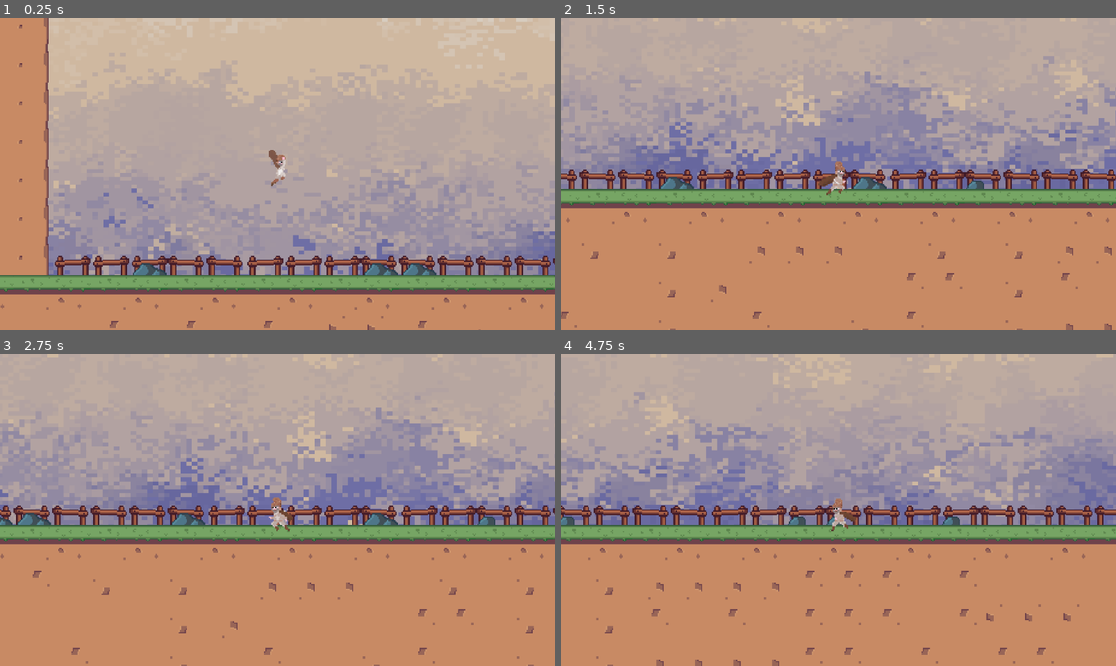
Above: before the commit, frames 1-4 (two rows, left to right).
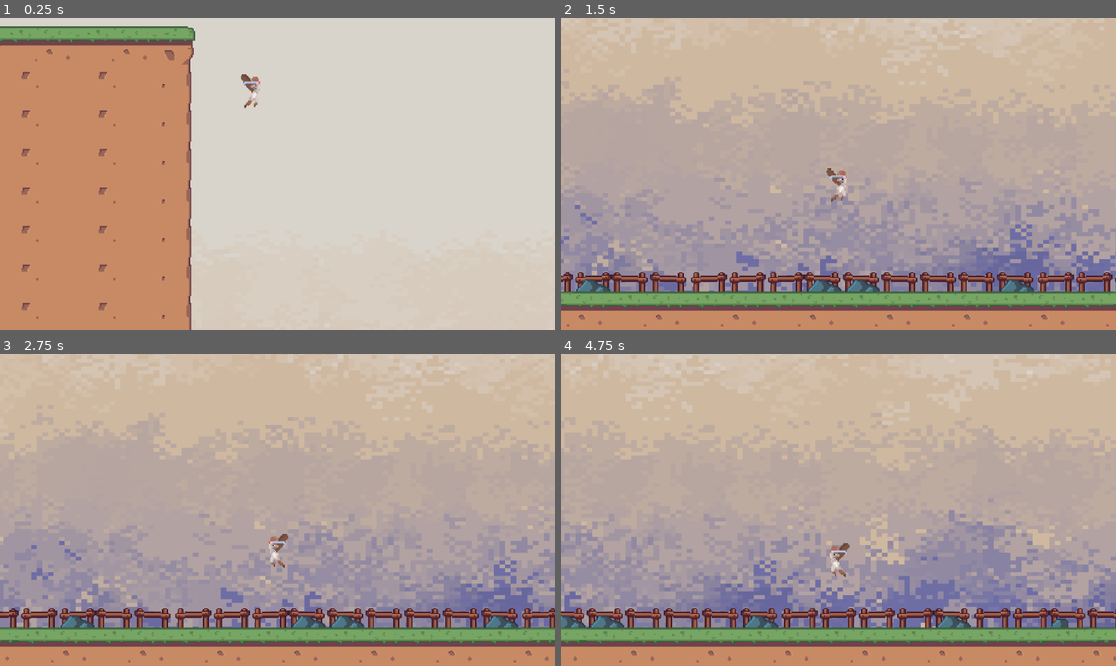
Above: after the commit, the same moments.

Repository: undeadskeleton/devworm_project
Game: Godot game, scene res://scene/stage_lvl.tscn
Same seed, same stepped clock (60 frames per second), same inputs: the game is played once before the commit and once after it.
Inputs:
- Up to frame 1 (0.25 s): no input
- Up to frame 2 (1.5 s): hold D (right) from 0.53 s (still down); tap Space (jump) at 0.6, 0.77, 1.07, 1.35 s
- Up to frame 3 (2.75 s): tap Space (jump) at 1.52, 1.82, 2.1 s; release D (right) at 2.03 s; hold A (left) from 2.03 s (still down)
- Up to frame 4 (4.75 s): release A (left) at 2.78 s; hold D (right) 2.78-4.28 s; tap Space (jump) at 2.85, 3.02, 3.32, 3.6, 3.77, 4.07, 4.35, 4.52 s; hold A (left) from 4.28 s (still down)

The runs differ from the first frame. In frame 1, 89% of the frame differs, in the area x 0-100%, y 0-100%; in frame 2, 69%; in frame 3, 70%; in frame 4, 75%.

Commit message:
finished animation
finished updating animation which changes with lobby  and stage scene

Diff:
--- a/project.godot
+++ b/project.godot
@@ -14,6 +14,10 @@
 run/main_scene="res://scene/stage_lvl.tscn"
 config/features=PackedStringArray("4.2", "GL Compatibility")
 config/icon="res://icon.svg"
+
+[autoload]
+
+GlobalScript="*res://scripts/global_script.gd"
 
 [input]
 
--- a/scene/lobby_lvl.tscn
+++ b/scene/lobby_lvl.tscn
@@ -1,10 +1,12 @@
-[gd_scene load_steps=10 format=3 uid="uid://babvxt7rh26ds"]
+[gd_scene load_steps=12 format=3 uid="uid://babvxt7rh26ds"]
 
 [ext_resource type="Texture2D" uid="uid://btulhximx4ipk" path="res://assets/TileSet-36x36.png" id="1_0y4p2"]
 [ext_resource type="Texture2D" uid="uid://3a3aq6a1loyi" path="res://assets/Bushes-16x16.png" id="1_ngla7"]
 [ext_resource type="PackedScene" uid="uid://dlo1abi2tw0pg" path="res://scene/parallax.tscn" id="1_udo58"]
+[ext_resource type="Script" path="res://scripts/lobby_lvl.gd" id="1_yejjw"]
 [ext_resource type="Texture2D" uid="uid://h73jmrenw61k" path="res://assets/House1.png" id="3_bowhg"]
 [ext_resource type="Texture2D" uid="uid://dwnxil6eedh7d" path="res://assets/Tree1.png" id="4_v8jl8"]
+[ext_resource type="PackedScene" uid="uid://wovkjidshlch" path="res://scene/player.tscn" id="6_1cmht"]
 
 [sub_resource type="TileSetAtlasSource" id="TileSetAtlasSource_w641i"]
 texture = ExtResource("1_ngla7")
@@ -65,6 +67,7 @@
 sources/0 = SubResource("TileSetAtlasSource_ffseq")
 
 [node name="LobbyLvl" type="Node2D"]
+script = ExtResource("1_yejjw")
 
 [node name="Parallax" parent="." instance=ExtResource("1_udo58")]
 
@@ -79,7 +82,7 @@
 [node name="GroundTileMap" type="TileMap" parent="StaticBody2D"]
 tile_set = SubResource("TileSet_akqh2")
 format = 2
-layer_0/tile_data = PackedInt32Array(196608, 65536, 1, 19660 …(172 unchanged characters)… , 196608, 1, 196619, 131072, 1, 196620, 196608, 1, 262144, 131072, 2, 262145, 196608, 2, 262146, 131072, 2, 262147, 196608, 2, 327680, 131072, 2, 327681, 196608, 2, 327682, 131072, 2, 327683, 196608, 2, 393216, 131072, 2, 393217, 196608, 2, 393218, 131072, 2, 262148, 131072, 2, 262149, 196608, 2, 262150, 131072, 2, 327684, 131072, 2, 327685, 196608, 2, 327686, 131072, 2, 262151, 196608, 2, 327687, 196608, 2, 458752, 131072, 2, 458753, 196608, 2, 458754, 131072, 2, 262152, 131072, 2, 262153, 196608, 2, 327688, 131072, 2, 327689, 196608, 2, 262154, 131072, 2, 262155, 196608, 2, 327690, 131072, 2, 327691, 196608, 2, 393226, 131072, 2, 393227, 196608, 2, 458762, 131072, 2, 458763, 196608, 2, 262156, 131072, 2, 327692, 131072, 2, 393228, 131072, 2, 458764, 131072, 2, 65539, 327680, 1, 131075, 327680, 1, 131074, 327680, 1, 65545, 327680, 1, 131081, 327680, 1)
+layer_0/tile_data = PackedInt32Array(196608, 65536, 1, 19660 …(172 unchanged characters)… , 196608, 1, 196619, 131072, 1, 196620, 262144, 1, 262144, 131072, 2, 262145, 196608, 2, 262146, 131072, 2, 262147, 196608, 2, 327680, 131072, 2, 327681, 196608, 2, 327682, 131072, 2, 327683, 196608, 2, 393216, 131072, 2, 393217, 196608, 2, 393218, 131072, 2, 262148, 131072, 2, 262149, 196608, 2, 262150, 131072, 2, 327684, 131072, 2, 327685, 196608, 2, 327686, 131072, 2, 262151, 196608, 2, 327687, 196608, 2, 458752, 131072, 2, 458753, 196608, 2, 458754, 131072, 2, 262152, 131072, 2, 262153, 196608, 2, 327688, 131072, 2, 327689, 196608, 2, 262154, 131072, 2, 262155, 196608, 2, 327690, 131072, 2, 327691, 196608, 2, 393226, 131072, 2, 393227, 196608, 2, 458762, 131072, 2, 458763, 196608, 2, 262156, 262144, 2, 327692, 65536, 805306370, 393228, 65536, 805306370, 458764, 262144, 2, 65539, 327680, 1, 131075, 327680, 1, 131074, 327680, 1, 65545, 327680, 1, 131081, 327680, 1)
 
 [node name="House1" type="Sprite2D" parent="StaticBody2D"]
 position = Vector2(194, 13)
@@ -93,3 +96,10 @@
 
 [node name="CollisionPolygon2D" type="CollisionPolygon2D" parent="collision"]
 polygon = PackedVector2Array(355, 103, 397, 102, 415, 103, 415, 156, 415, 254, 471, 254, 472, 67, 480, -28, 524, -44, 524, 268, 526, 314, -30, 316, -31, -47, 14, -48, 12, 102)
+
+[node name="Player" parent="." instance=ExtResource("6_1cmht")]
+position = Vector2(39, 11)
+
+[node name="Camera2D" type="Camera2D" parent="."]
+position = Vector2(218, 0)
+zoom = Vector2(2.6, 2.6)
--- a/scene/player.tscn
+++ b/scene/player.tscn
@@ -294,7 +294,7 @@
 "texture": SubResource("AtlasTexture_3nlll")
 }],
 "loop": false,
-"name": &"jump",
+"name": &"jump_up",
 "speed": 8.0
 }, {
 "frames": [{
@@ -393,7 +393,7 @@
 
 [node name="AnimatedSprite2D" type="AnimatedSprite2D" parent="."]
 sprite_frames = SubResource("SpriteFrames_7ag25")
-animation = &"weapon_run"
+animation = &"air_attack"
 autoplay = "idle"
 
 [node name="CollisionShape2D" type="CollisionShape2D" parent="."]
@@ -401,4 +401,9 @@
 shape = SubResource("CircleShape2D_xlvjs")
 
 [node name="Camera2D" type="Camera2D" parent="."]
+enabled = false
 zoom = Vector2(2.5, 2.5)
+limit_left = 30
+limit_top = -7
+limit_right = 1495
+limit_bottom = 576
--- a/scene/stage_lvl.tscn
+++ b/scene/stage_lvl.tscn
@@ -1,6 +1,7 @@
-[gd_scene load_steps=8 format=3 uid="uid://drdg8tmjkxmyu"]
+[gd_scene load_steps=9 format=3 uid="uid://drdg8tmjkxmyu"]
 
 [ext_resource type="Texture2D" uid="uid://bypr7geaxgoxo" path="res://assets/Background.png" id="1_grwqk"]
+[ext_resource type="Script" path="res://scripts/stage_lvl.gd" id="1_krtvl"]
 [ext_resource type="Texture2D" uid="uid://btulhximx4ipk" path="res://assets/TileSet-36x36.png" id="1_relvn"]
 [ext_resource type="PackedScene" uid="uid://wovkjidshlch" path="res://scene/player.tscn" id="3_x5qve"]
 
@@ -44,6 +45,7 @@
 size = Vector2(132.5, 538)
 
 [node name="StageLvl" type="Node2D"]
+script = ExtResource("1_krtvl")
 
 [node name="Background" type="Sprite2D" parent="."]
 position = Vector2(808.5, 340)
@@ -71,4 +73,4 @@
 shape = SubResource("RectangleShape2D_rcl56")
 
 [node name="Player" parent="." instance=ExtResource("3_x5qve")]
-position = Vector2(379, 430)
+position = Vector2(239, 29)
--- /dev/null
+++ b/scripts/global_script.gd
@@ -0,0 +1,4 @@
+extends Node
+
+
+var playerWeaponEquiped : bool
--- /dev/null
+++ b/scripts/lobby_lvl.gd
@@ -0,0 +1,13 @@
+extends Node2D
+
+
+@onready var player_camera = $Player/Camera2D
+
+# Called when the node enters the scene tree for the first time.
+func _ready():
+	player_camera.enabled = false
+	GlobalScript.playerWeaponEquiped = false
+
+# Called every frame. 'delta' is the elapsed time since the previous frame.
+func _process(delta):
+	pass
--- a/scripts/player.gd
+++ b/scripts/player.gd
@@ -5,15 +5,15 @@
 
 
 
-const SPEED = 400.0
+const SPEED = 250.0
 const JUMP_VELOCITY = -350.0
 
 # Get the gravity from the project settings to be synced with RigidBody nodes.
 var gravity = 900
 
-var weapon_ready:bool
+
 func _ready():
-	weapon_ready=false
+	pass
 
 func _physics_process(delta):
 	# Add the gravity.
@@ -36,6 +36,7 @@
 	handle_animation(direction)
 
 func handle_animation(dir):
+	var weapon_ready = GlobalScript.playerWeaponEquiped
 	if !weapon_ready:
 		if is_on_floor():
 			if !velocity:
@@ -43,10 +44,24 @@
 			if velocity:
 				animated_sprite.play("run")
 		if !is_on_floor():
-			if Input.is_action_just_pressed("jump"):
-				animated_sprite.play("jump")
+			if velocity.y < 0:
+				animated_sprite.play("jump_up")
+
 			else:
 				animated_sprite.play("fall")
+	elif weapon_ready:
+		if is_on_floor():
+			if !velocity:
+				animated_sprite.play("weapon_idle")
+			if velocity:
+				animated_sprite.play("weapon_run")
+		if !is_on_floor():
+			if velocity.y < 0:
+				animated_sprite.play("jump_up")
+
+			else:
+				animated_sprite.play("weapon_fall")
+
 
 	toggle_flip_sprite(dir)
 
--- /dev/null
+++ b/scripts/stage_lvl.gd
@@ -0,0 +1,13 @@
+extends Node2D
+
+@onready var player_camera = $Player/Camera2D
+
+# Called when the node enters the scene tree for the first time.
+func _ready():
+	player_camera.enabled = true
+	GlobalScript.playerWeaponEquiped = true
+
+
+# Called every frame. 'delta' is the elapsed time since the previous frame.
+func _process(delta):
+	pass
